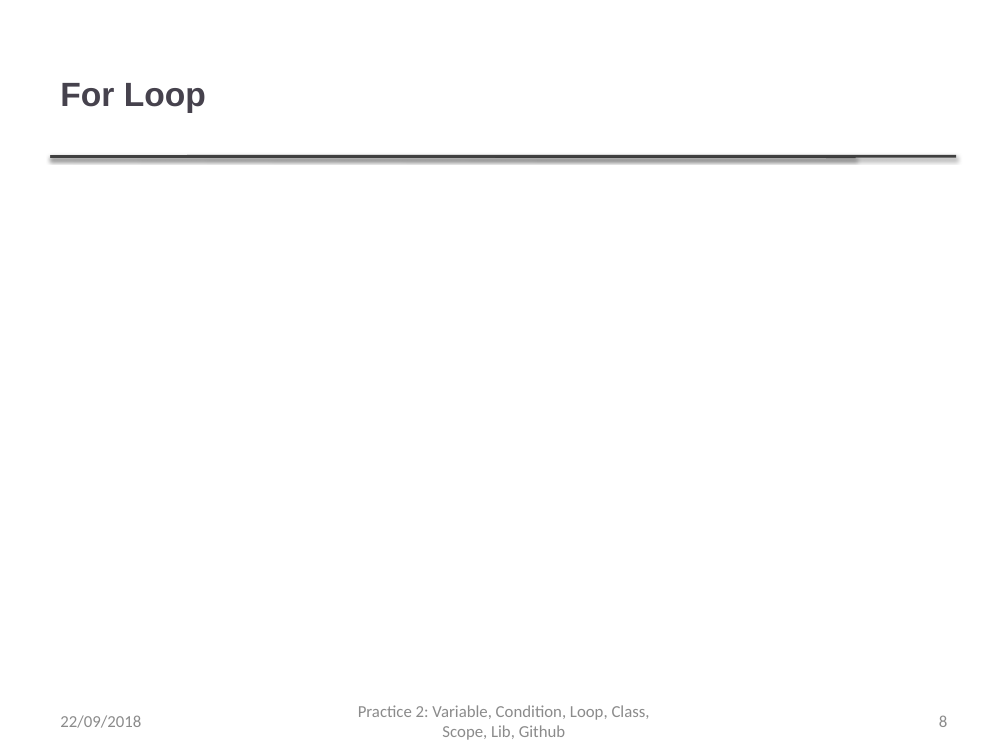
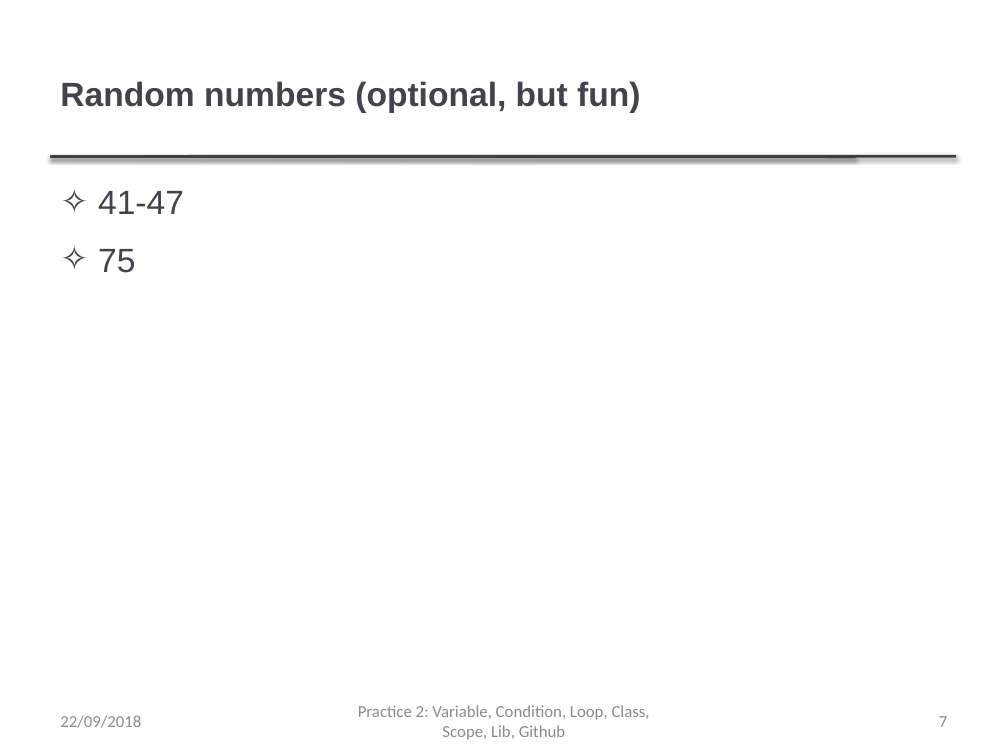
Before and after one commit to thanqminh/thanqminh.github.io, a slide deck: slide 7 of courses/oopjava/practice2.pptx (slide 8 before the commit). Drawn at 1008x756 pixels with LibreOffice and Linux fonts; fonts in the diff are those of the drawing. Boxes give left, top, right and bottom in pixels: in the first picture for what was removed or moved away, otherwise in the second. Text is boxed around its words. In the diff, an @@ line names an element or a change of style, - is before the commit and + after.

```diff
--- a/courses/oopjava/practice2.pptx
+++ b/courses/oopjava/practice2.pptx
@@ title at [60, 81, 640, 113]: text changed @@
-For Loop
+Random numbers (optional, but fun)
@@ text added at [98, 191, 184, 273], 24 pt, text #46424D @@
+✧ 41-47
+✧ 75
@@ page number at [939, 716, 947, 727]: text changed @@
-8
+7
```
Also in this commit, not shown: 7 other slides changed, 2 slides removed, 2 other files.
